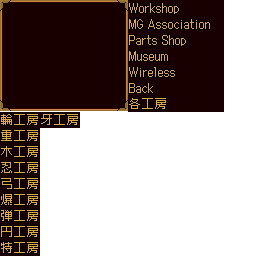
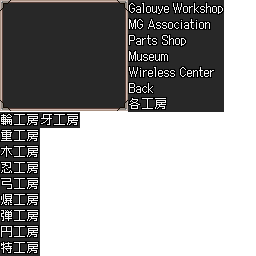
Revision of a layered 256 x 256 image; what changed, layer by layer:
removed layer "Layer #2" over [128, 2, 211, 94]
showed "Layer #1", painted on it over [128, 2, 224, 94]
painted on "Layer" over [0, 0, 224, 256]
painted on "nscr-grp.png" over [0, 0, 224, 256]
